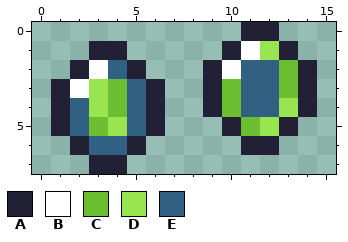
Pixel-art sprite, stored at packages/client/public/images/game/exp.png. The picture above is the old version.
The file is 16x8 pixels.
Palette (. is transparent): A #222034  B #ffffff  C #6abe30  D #99e550  E #306082
And afterwards:
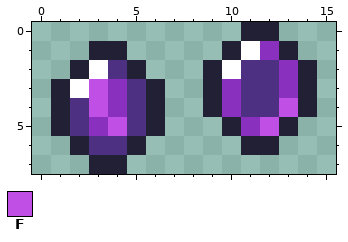
Colours new in this view: F #c050e5
Difference:
Colour C changes from #6abe30 to #8a30be.
Colour E changes from #306082 to #4d3082.
Colour D becomes colour C in row 1 at x 12.
Colour D becomes colour F in row 3 at x 3; in row 4 at x 3 and 13; in row 5 at x 4 and 12.
Boxes around the changes in both pictures, in picture pixels (x1, y1, x2, y2):
changed: (222, 41, 298, 136)
changed: (70, 60, 146, 155)
